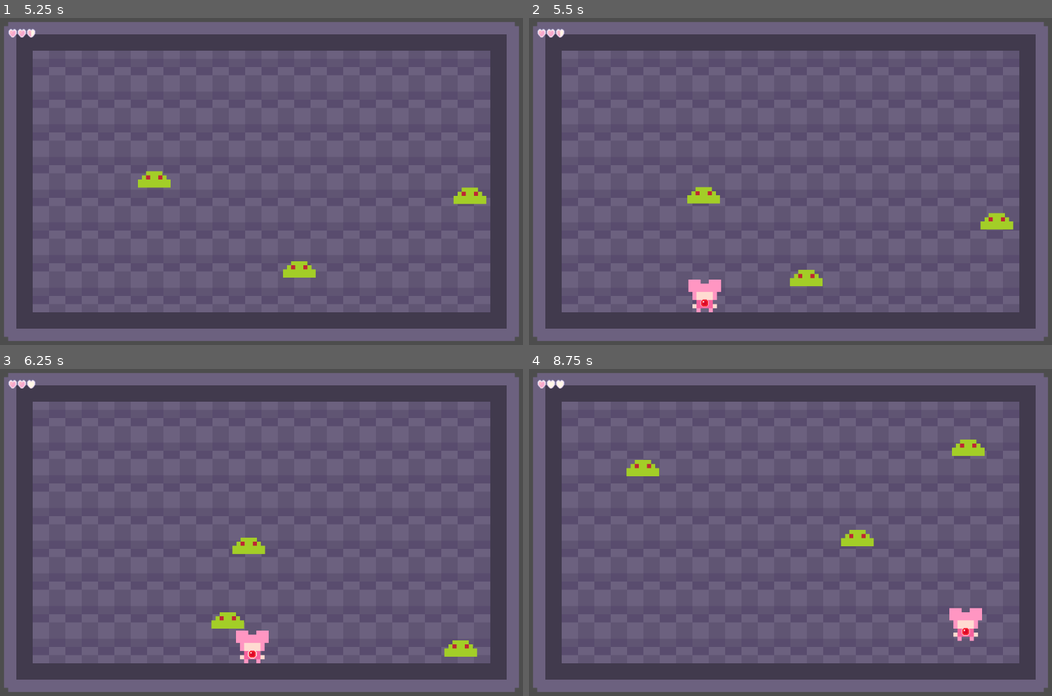
Above: before the commit, frames 1-4 (two rows, left to right).
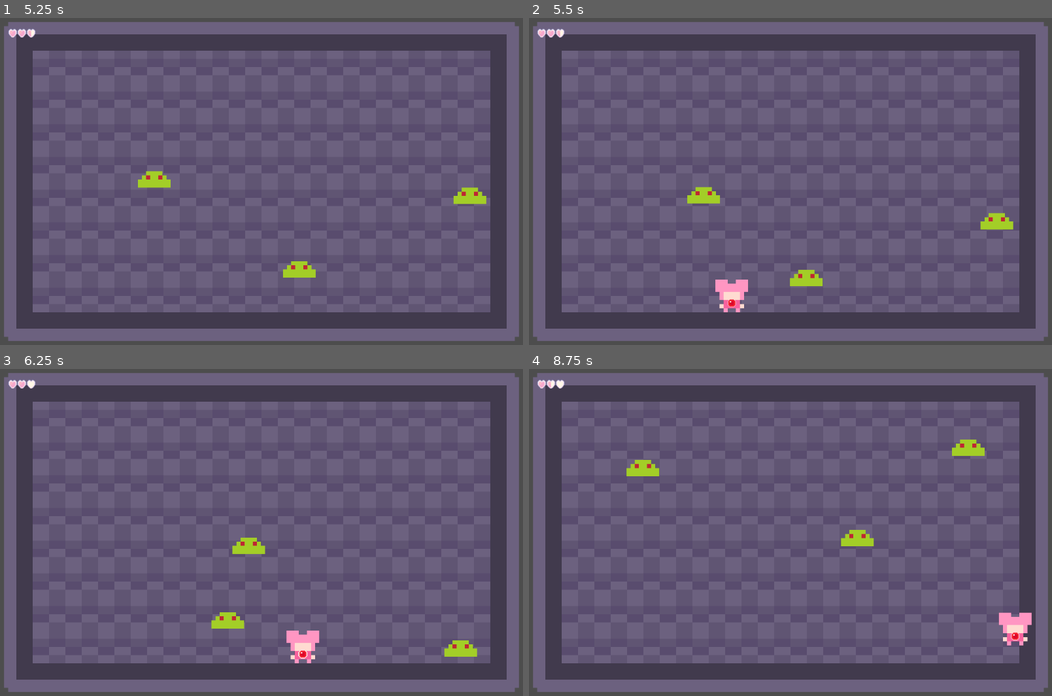
Above: after the commit, the same moments.

Repository: MagicalMegaDev/Magical-Persona-Repo
Game: Godot game, scene res://Assets/Scenes/main.tscn
Same seed, same stepped clock (60 frames per second), same inputs: the game is played once before the commit and once after it.
Inputs:
- Up to frame 1 (5.25 s): tap Enter at 0.5 s; hold D (move_right) 0.53-1.28 s; tap Space (speed) every 0.75 s from 0.6 to 5.1 s; hold S (move_down) 1.28-2.03 s; hold D (move_right) 2.03-2.78 s; hold W (move_up) 2.78-3.53 s; hold A (move_left) 3.53-5.03 s; hold S (move_down) from 5.03 s (still down)
- Up to frame 2 (5.5 s): keep holding S (move_down)
- Up to frame 3 (6.25 s): release S (move_down) at 5.78 s; hold D (move_right) from 5.78 s (still down); tap Space (speed) at 5.85 s
- Up to frame 4 (8.75 s): release D (move_right) at 6.53 s; hold W (move_up) 6.53-7.28 s; tap Space (speed) at 6.6, 7.35, 8.1 s; hold D (move_right) 7.28-8.03 s; hold S (move_down) from 8.03 s (still down)

Frame 1 is identical in both runs. In frame 2, 0.9% of the frame differs, in the area x 30-42%, y 80-90%; in frame 3, 0.9%; in frame 4, 1.0%, in the area x 3-97%, y 3-85%.

Commit message:
MovementHandler refactored

Diff:
--- a/Assets/Scripts/Components/MovementHandler.gd
+++ b/Assets/Scripts/Components/MovementHandler.gd
@@ -4,52 +4,39 @@
 const CONTROLLER_DEADZONE = 0.3
 #endregion
 
-#region enums
-#Direction Enums
-enum HorizontalDirection{
-	LEFT = -1,
-	STILL = 0,
-	RIGHT = 1
-}
+#current velocity vector
+var momentum := Vector2(0.0,0.0)
 
-enum VerticalDirection{
-	UP = -1,
-	STILL = 0,
-	DOWN = 1
-}
-#endregion
-
-var momentum = Vector2(0.0,0.0)
-
-#mods
+#modifiers
 var max_speed_mods := {}
 var acceleration_mods := {}
 var friction_mods := {}
 
-#scales
+#scales, used for room and global effects that are meant to apply to everything it can.
 var base_speed_scale := 1.0
 var base_acceleration_scale := 1.0
 var base_friction_scale := 1.0
 
-var raw_direction := Vector2.ZERO
-var direction := Vector2.ZERO
-var last_input_direction := Vector2.ZERO
-var speed := 0.0
+var raw_direction := Vector2.ZERO #Input Direction before deadzone filtering
+var direction := Vector2.ZERO #normalized direction for movement with deadzone applied
+var last_input_direction := Vector2.ZERO #Last non-zero input direction
+var speed := 0.0 #Current speed magnitude
 var knockback_velocity := Vector2.ZERO
-var knockback_friction := Constants.BASE_KNOCKBACK_STRENGTH/3
-var can_move:bool = true
+var knockback_friction:float
+var can_move := true #Determines if movement is allowed
 
-var my_character:BaseCharacter
-var my_stats:CharacterStats
+var my_character:BaseCharacter #Owning Character
+var my_stats:CharacterStats #Character's stats component
 
-signal velocity_calculated(sentVelocity:Vector2) #Signal to be attached to the character controller _on_velocity_calculated for Move_and_Slide()
-signal knockback_finished #Knockback has worn off
+#Emitted every physics frame with the calculated movement velocity
+signal velocity_calculated(sentVelocity:Vector2)
+#Emitted when Knockback Velocity has decayed to nearly zero
+signal knockback_finished
 
 func _ready():
+	assert(my_character, "%s MovementHandler lacks a Character Reference!" % get_parent().name)
+	assert(my_stats, "%s MovementHandler lacks a stats reference!" % get_parent().name)
 	velocity_calculated.connect(my_character._on_velocity_calculated)
-
-func _process(delta):
-	pass
 
 func _physics_process(delta):
 	# Use a slightly higher threshold than Godot's deadzone to prevent drift
@@ -63,7 +50,8 @@
 	momentum = calculate_speed(delta)
 	momentum += knockback_velocity
 	if(knockback_velocity.length() > 0):
-		knockback_velocity = knockback_velocity.move_toward(Vector2.ZERO, knockback_friction)
+		knockback_friction = my_stats.base_friction/2
+		knockback_velocity = knockback_velocity.move_toward(Vector2.ZERO, knockback_friction * delta)
 		if(knockback_velocity.length() < 0.5):
 			knockback_finished.emit()
 	if(can_move):
@@ -83,6 +71,13 @@
 	var acceleration = GameManager.apply_modifiers(my_stats.base_acceleration, acceleration_mods, name)
 	var friction = GameManager.apply_modifiers(my_stats.base_friction, friction_mods, name)
 
+	if(!can_move):
+		if(speed > 0):
+			speed = move_toward(speed, 0, friction * delta)
+			return speed * last_input_direction
+		else:
+			return Vector2.ZERO
+
 	if(direction != Vector2.ZERO):
 		speed = move_toward(speed, max_speed, acceleration * delta)
 		return speed * direction
@@ -93,5 +88,6 @@
 		else:
 			return Vector2.ZERO
 
+#Signal reciever, adds an impulse to the knockback velocity.
 func _on_knockback(impulse:Vector2):
 	knockback_velocity += impulse
